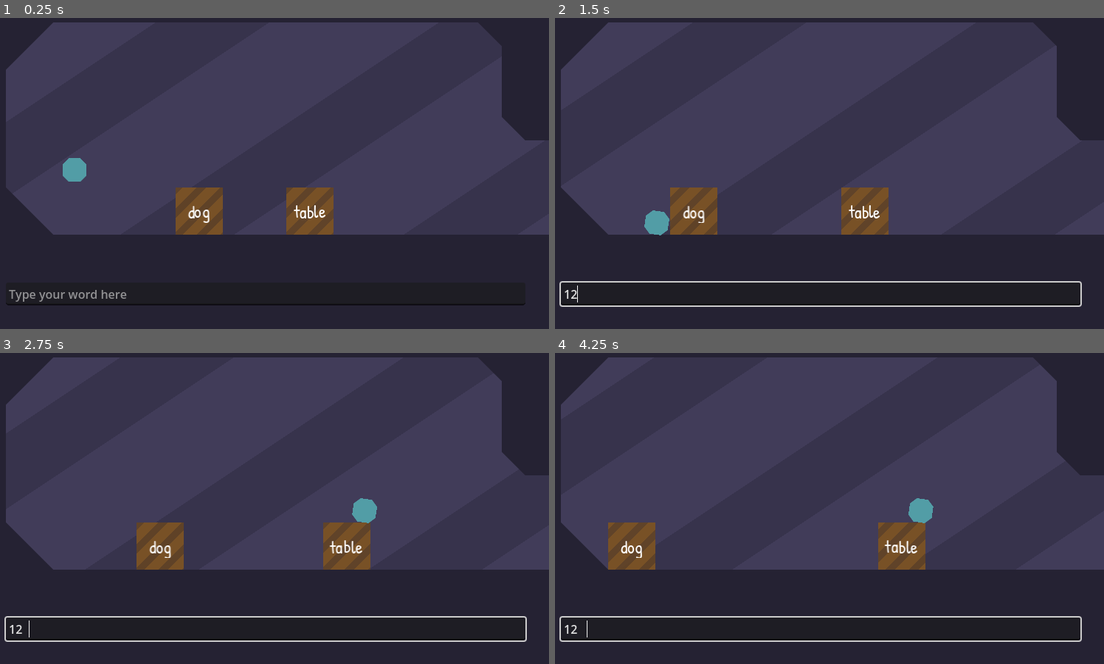
Above: before the commit, frames 1-4 (two rows, left to right).
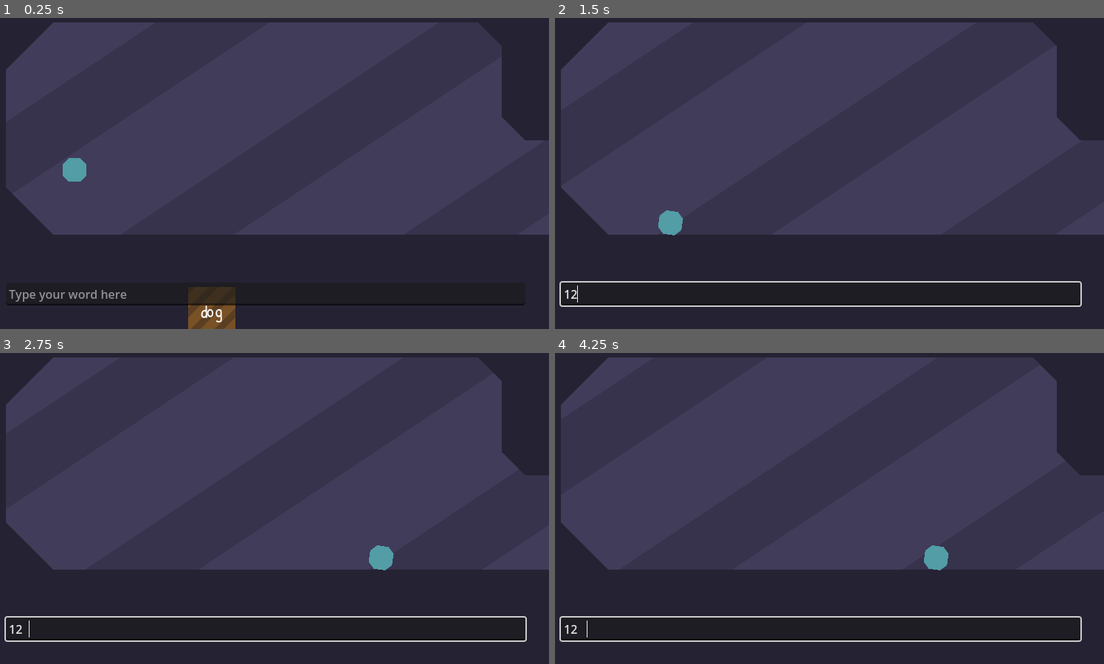
Above: after the commit, the same moments.

Repository: WordPlayEducation/word-play-platformer
Game: Godot game, scene res://main/main.tscn
The game is run twice, just before and just after one commit, with the same random seed, the same clock (stepped at 60 frames per second) and the same inputs.
Inputs (mouse positions are in pixels of both pictures, inside the frame that each line leads up to):
- Up to frame 1 (0.25 s): no input
- Up to frame 2 (1.5 s): click (818, 294) at 0.52 s; type "12" at 0.6 s; move the mouse to (944, 120) at 1.27 s; press the mouse at (944, 120) at 1.28 s; hold Right (ui_right) from 1.28 s (still down)
- Up to frame 3 (2.75 s): keep holding Right (ui_right); tap Space (jump) at 1.52, 2.27 s; move the mouse to (153, 492) at 2.02 s; release the mouse at (153, 492) at 2.03 s; click (153, 492) at 2.1 s
- Up to frame 4 (4.25 s): move the mouse to (878, 393) at 2.77 s; release Right (ui_right) at 2.78 s; press the mouse at (878, 393) at 2.78 s; hold Left (ui_left) 2.78-3.53 s; move the mouse to (791, 552) at 3.52 s; release the mouse at (791, 552) at 3.53 s; hold Right (ui_right) from 3.53 s (still down); click (791, 552) at 3.6 s; tap Space (jump) at 3.77 s

The runs differ from the first frame. In frame 1, 3.6% of the frame differs, in the area x 31-61%, y 54-100%; in frame 2, 2.8%; in frame 3, 3.2%; in frame 4, 3.2%.

Commit message:
fixed physcs

Diff:
--- a/main/main.tscn
+++ b/main/main.tscn
@@ -1,8 +1,7 @@
-[gd_scene load_steps=9 format=3 uid="uid://jmbngirn2bc"]
+[gd_scene load_steps=8 format=3 uid="uid://jmbngirn2bc"]
 
 [ext_resource type="PackedScene" uid="uid://bhbw1ggbqmgw" path="res://main/player/player.tscn" id="1_kiugf"]
 [ext_resource type="PackedScene" uid="uid://bdgi21enh22hp" path="res://main/level/level.tscn" id="2_p8v2f"]
-[ext_resource type="PackedScene" uid="uid://m4r5mn8cdw3p" path="res://main/word_object/word_object.tscn" id="3_0fxnv"]
 [ext_resource type="Script" path="res://main/placer.gd" id="3_1iut8"]
 [ext_resource type="PackedScene" uid="uid://dmocbja62vbhh" path="res://main/ui/ui.tscn" id="3_kob5o"]
 [ext_resource type="Script" path="res://main/level/level_manager.gd" id="3_or2u5"]
@@ -24,10 +23,6 @@
 position = Vector2(324, 342)
 collision_mask = 3
 
-[node name="Table" parent="WordObjects" instance=ExtResource("3_0fxnv")]
-unique_name_in_owner = true
-position = Vector2(444, 347)
-
 [node name="Player" parent="." instance=ExtResource("1_kiugf")]
 unique_name_in_owner = true
 position = Vector2(125, 163)
--- a/main/word_object/life/life.gd
+++ b/main/word_object/life/life.gd
@@ -5,6 +5,9 @@
 
 var speed: float = 256.0
 var move_dir: float = 1.0
+
+var vel: float
+
 
 func _ready() -> void:
 	super._ready()
@@ -18,11 +21,33 @@
 
 func initialize() -> void:
 	super.initialize()
+	%CollisionShape2D3.shape = %CollisionShape2D.shape
 
 func flip() -> void:
 	move_dir *= -1
 	%RayCast2D.target_position.x = (size.x + 6) * move_dir
 	if randf() < 0.2:
-		linear_velocity = Vector2()
+		vel = 0
+
 	else:
-		linear_velocity = Vector2(move_dir, 0.0) * speed *randf_range(0.5, 0.7)
+		vel = move_dir * speed *randf_range(0.5, 0.7)
+
+func disable() -> void:
+	%CollisionShape2D.disabled = true
+	freeze = true
+	sleeping = true
+
+func enable() -> void:
+	#nsakdjsakdkalsjdlk
+	freeze = true
+	sleeping = true
+
+func actual_move_to(new_position: Vector2) -> void:
+	%B.global_position = new_position
+
+func _physics_process(delta: float) -> void:
+	%B.velocity.x = lerp(%B.velocity.x, vel, 4.0 * delta)
+	%B.move_and_slide()
+	%B.velocity.y += 4000 * delta
+	if not placing:
+		%Area2D.global_position = %B.global_position
--- a/main/word_object/life/life.tscn
+++ b/main/word_object/life/life.tscn
@@ -21,13 +21,22 @@
 
 [node name="CollisionShape2D" parent="." index="1"]
 shape = SubResource("RectangleShape2D_0r7lx")
+disabled = true
 
 [node name="Timer" type="Timer" parent="." index="2"]
 unique_name_in_owner = true
 one_shot = true
 autostart = true
 
-[node name="RayCast2D" type="RayCast2D" parent="." index="3"]
+[node name="B" type="CharacterBody2D" parent="." index="3"]
+unique_name_in_owner = true
+collision_layer = 4
+collision_mask = 7
+
+[node name="RayCast2D" type="RayCast2D" parent="B" index="0"]
 unique_name_in_owner = true
 target_position = Vector2(64, 0)
 collision_mask = 7
+
+[node name="CollisionShape2D3" type="CollisionShape2D" parent="B" index="1"]
+unique_name_in_owner = true
--- a/main/word_object/word_object.tscn
+++ b/main/word_object/word_object.tscn
@@ -52,6 +52,7 @@
 
 [node name="Label" type="RichTextLabel" parent="Area2D/MarginContainer"]
 unique_name_in_owner = true
+clip_contents = false
 custom_minimum_size = Vector2(64, 32)
 layout_mode = 2
 size_flags_horizontal = 4
